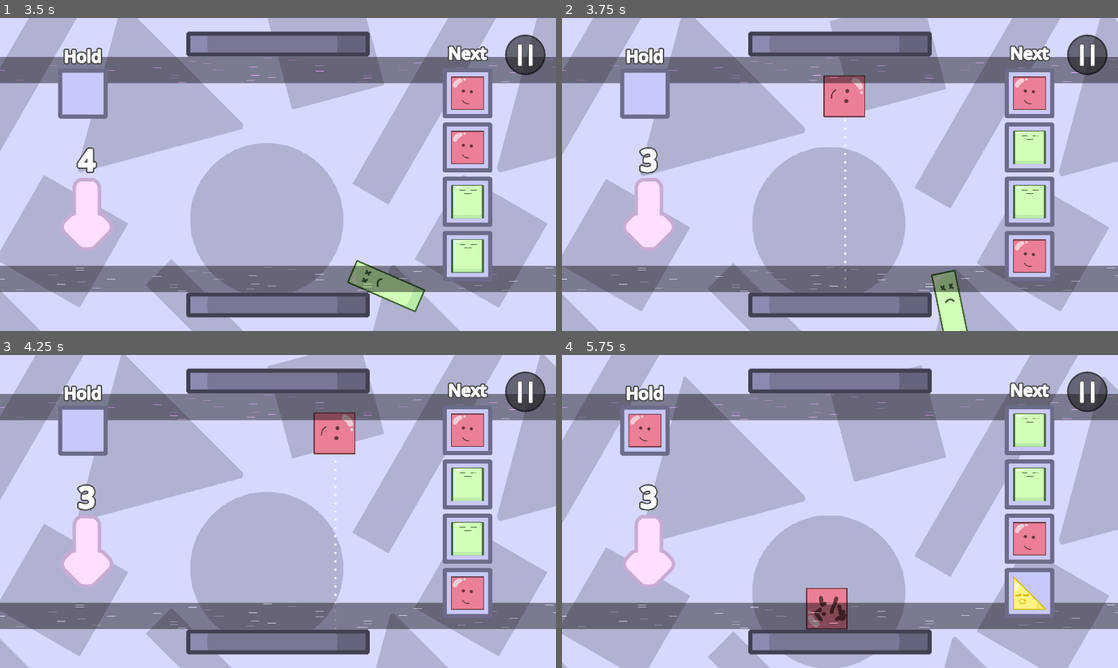
Above: before the commit, frames 1-4 (two rows, left to right).
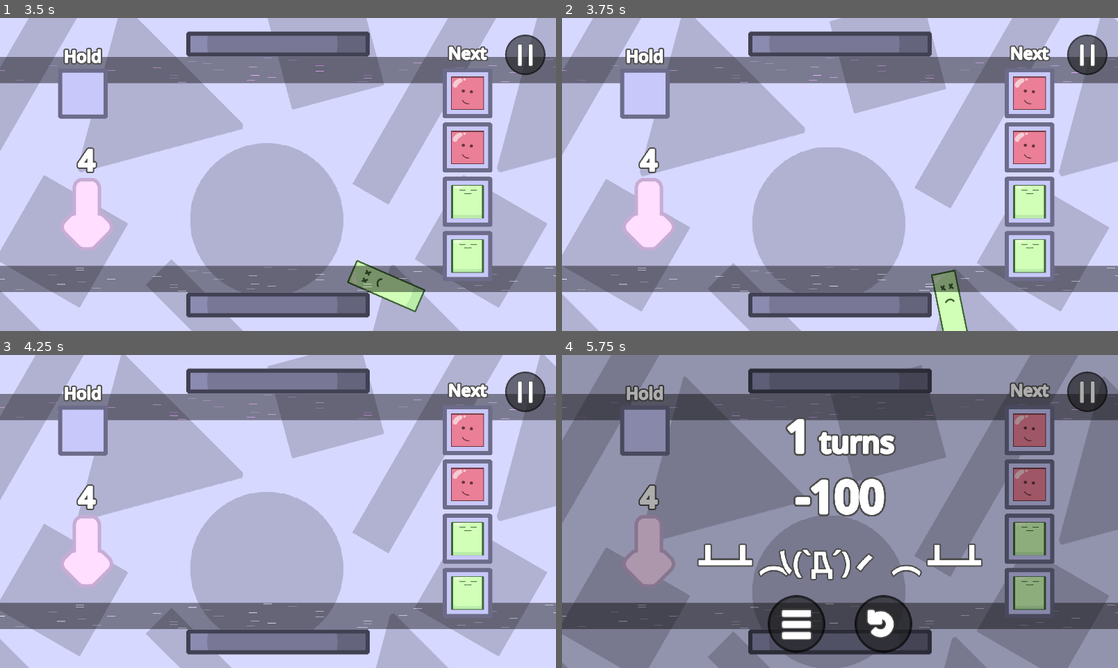
Above: after the commit, the same moments.

Repository: nullishew/game-jam-palindome
Game: Godot game, scene res://scenes/menu.tscn
Same seed, same stepped clock (60 frames per second), same inputs: the game is played once before the commit and once after it.
Inputs (mouse positions are in pixels of both pictures, inside the frame that each line leads up to):
- Up to frame 1 (3.5 s): click "Start" at 0.5 s; click "Start" at 1.25 s; move the mouse to (400, 158) at 2.02 s; hold Right (move_piece_right) 2.03-2.78 s; tap Space (drop_piece) at 2.1 s; click (400, 158) at 2.17 s; move the mouse to (166, 190) at 2.77 s; hold Left (move_piece_left) from 2.78 s (still down); tap Tab (hold_piece) at 2.85 s
- Up to frame 2 (3.75 s): move the mouse to (895, 105) at 3.52 s; release Left (move_piece_left) at 3.53 s; hold Right (move_piece_right) from 3.53 s (still down); tap Space (drop_piece) at 3.6 s
- Up to frame 3 (4.25 s): keep holding Right (move_piece_right)
- Up to frame 4 (5.75 s): move the mouse to (812, 574) at 4.27 s; tap Tab (hold_piece) at 4.35 s; click (812, 574) at 4.42 s; move the mouse to (1006, 558) at 5.02 s; release Right (move_piece_right) at 5.03 s; hold Left (move_piece_left) from 5.03 s (still down); tap Space (drop_piece) at 5.1 s

Frame 1 is identical in both runs. In frame 2, 2.5% of the frame differs, in the area x 13-88%, y 18-87%; in frame 3, 2.5%; in frame 4, 100%, in the area x 0-100%, y 0-100%.

Commit message:
score visible on game over screen + score adjustment + fix entering aim state before entering lose state when losing + fix piece settling detection no longer checking most recently released piece

Diff:
--- a/resources/score_config.tres
+++ b/resources/score_config.tres
@@ -10,16 +10,16 @@
 [resource]
 script = ExtResource("2_u0io8")
 piece_place_bonus = Dictionary[ExtResource("1_b61qq"), int]({
-ExtResource("2_wcgmk"): 100,
-ExtResource("3_o2ylr"): 100,
+ExtResource("2_wcgmk"): 200,
+ExtResource("3_o2ylr"): 200,
 ExtResource("4_yj5aa"): 100,
 ExtResource("5_d2y4y"): 100
 })
 piece_loss_penalty = Dictionary[ExtResource("1_b61qq"), int]({
-ExtResource("5_d2y4y"): 100,
-ExtResource("4_yj5aa"): 100,
-ExtResource("3_o2ylr"): 100,
-ExtResource("2_wcgmk"): 100
+ExtResource("5_d2y4y"): 200,
+ExtResource("4_yj5aa"): 200,
+ExtResource("3_o2ylr"): 250,
+ExtResource("2_wcgmk"): 300
 })
 stage_end_piece_bonus = Dictionary[ExtResource("1_b61qq"), int]({
 ExtResource("2_wcgmk"): 300,
--- a/scenes/death_zone.tscn
+++ /dev/null
@@ -1,22 +0,0 @@
-[gd_scene format=3 uid="uid://bdajgv04xnnoe"]
-
-[sub_resource type="GDScript" id="GDScript_b6p7p"]
-script/source = "extends Area2D
-
-
-func _ready() -> void:
-	body_entered.connect(_on_body_entered)
-
-func _on_body_entered(body: Node2D):
-	if body is Piece:
-		body.despawn()
-		# GameManager.game.lose()"
-
-[sub_resource type="RectangleShape2D" id="RectangleShape2D_b6p7p"]
-size = Vector2(1920, 540)
-
-[node name="DeathZone" type="Area2D" unique_id=1826319625]
-script = SubResource("GDScript_b6p7p")
-
-[node name="CollisionShape2D" type="CollisionShape2D" parent="." unique_id=906594963]
-shape = SubResource("RectangleShape2D_b6p7p")
--- a/scenes/game.tscn
+++ b/scenes/game.tscn
@@ -31,14 +31,15 @@
 [sub_resource type="RectangleShape2D" id="RectangleShape2D_5newe"]
 size = Vector2(1920, 1080)
 
-[node name="Game" type="Node2D" unique_id=795297754 node_paths=PackedStringArray("piece_manager", "gravity_controller", "camera_controller", "platform_controller", "minimum_height_controller", "playable_area")]
+[node name="Game" type="Node2D" unique_id=795297754 node_paths=PackedStringArray("camera_controller", "gravity_controller", "minimum_height_controller", "piece_manager", "platform_controller", "playable_area", "score_manager")]
 script = ExtResource("1_yqjtg")
+camera_controller = NodePath("Camera2D")
+gravity_controller = NodePath("GravityController")
+minimum_height_controller = NodePath("MinimumHeightController")
 piece_manager = NodePath("PieceManager")
-gravity_controller = NodePath("GravityController")
-camera_controller = NodePath("Camera2D")
 platform_controller = NodePath("PlatformController")
-minimum_height_controller = NodePath("MinimumHeightController")
 playable_area = NodePath("World/Playable Area")
+score_manager = NodePath("ScoreManager")
 difficulty_config = ExtResource("2_e1j6l")
 
 [node name="ScoreManager" type="Node" parent="." unique_id=781162015]
--- a/scenes/game_over.tscn
+++ b/scenes/game_over.tscn
@@ -102,9 +102,10 @@
 &"aaaaaa": SubResource("Animation_irg28")
 }
 
-[node name="GameOver" type="CanvasLayer" unique_id=1361454001 node_paths=PackedStringArray("turn_count_label", "menu_btn", "replay_btn")]
+[node name="GameOver" type="CanvasLayer" unique_id=1361454001 node_paths=PackedStringArray("turn_count_label", "score_label", "menu_btn", "replay_btn")]
 script = ExtResource("1_xeevv")
-turn_count_label = NodePath("Panel/Game Over Menu/Turn Count Label")
+turn_count_label = NodePath("Panel/Game Over Menu/VBoxContainer/HBoxContainer/Turn Count Label")
+score_label = NodePath("Panel/Game Over Menu/VBoxContainer/Score Label")
 menu_btn = NodePath("Panel/Game Over Menu/HBoxContainer/Menu Button")
 replay_btn = NodePath("Panel/Game Over Menu/HBoxContainer/Replay Button")
 
@@ -130,12 +131,19 @@
 offset_left = -452.0
 offset_top = -436.5
 offset_right = 452.0
-offset_bottom = 436.50122
+offset_bottom = 593.5
 grow_horizontal = 2
 grow_vertical = 2
-theme_override_constants/separation = 140
-
-[node name="Turn Count Label" type="Label" parent="Panel/Game Over Menu" unique_id=543115791]
+theme_override_constants/separation = 120
+
+[node name="VBoxContainer" type="VBoxContainer" parent="Panel/Game Over Menu" unique_id=1709250659]
+layout_mode = 2
+
+[node name="HBoxContainer" type="HBoxContainer" parent="Panel/Game Over Menu/VBoxContainer" unique_id=1810807748]
+layout_mode = 2
+alignment = 1
+
+[node name="Turn Count Label" type="Label" parent="Panel/Game Over Menu/VBoxContainer/HBoxContainer" unique_id=543115791]
 layout_mode = 2
 theme_override_colors/font_color = Color(1, 1, 1, 1)
 theme_override_colors/font_shadow_color = Color(0.30588236, 0.30588236, 0.30588236, 1)
@@ -144,7 +152,38 @@
 theme_override_constants/shadow_offset_y = 0
 theme_override_constants/outline_size = 25
 theme_override_constants/shadow_outline_size = 50
-theme_override_font_sizes/font_size = 200
+theme_override_font_sizes/font_size = 150
+text = "67"
+horizontal_alignment = 1
+
+[node name="MarginContainer" type="MarginContainer" parent="Panel/Game Over Menu/VBoxContainer/HBoxContainer" unique_id=1487245516]
+layout_mode = 2
+theme_override_constants/margin_bottom = 12
+
+[node name="Label" type="Label" parent="Panel/Game Over Menu/VBoxContainer/HBoxContainer/MarginContainer" unique_id=1640052720]
+layout_mode = 2
+size_flags_vertical = 1
+theme_override_colors/font_color = Color(1, 1, 1, 1)
+theme_override_colors/font_shadow_color = Color(0.30588236, 0.30588236, 0.30588236, 1)
+theme_override_colors/font_outline_color = Color(1, 1, 1, 1)
+theme_override_constants/shadow_offset_x = 0
+theme_override_constants/shadow_offset_y = 0
+theme_override_constants/outline_size = 17
+theme_override_constants/shadow_outline_size = 40
+theme_override_font_sizes/font_size = 100
+text = " turns"
+vertical_alignment = 2
+
+[node name="Score Label" type="Label" parent="Panel/Game Over Menu/VBoxContainer" unique_id=869166461]
+layout_mode = 2
+theme_override_colors/font_color = Color(1, 1, 1, 1)
+theme_override_colors/font_shadow_color = Color(0.30588236, 0.30588236, 0.30588236, 1)
+theme_override_colors/font_outline_color = Color(1, 1, 1, 1)
+theme_override_constants/shadow_offset_x = 0
+theme_override_constants/shadow_offset_y = 0
+theme_override_constants/outline_size = 25
+theme_override_constants/shadow_outline_size = 50
+theme_override_font_sizes/font_size = 150
 text = "67"
 horizontal_alignment = 1
 
--- a/scripts/features/menu/game_over.gd
+++ b/scripts/features/menu/game_over.gd
@@ -1,11 +1,15 @@
 extends CanvasLayer
 
+
 @export var turn_count_label: Label
+@export var score_label: Label
 @export var menu_btn: Button
 @export var replay_btn: Button
+
 
 # Called when the node enters the scene tree for the first time.
 func _ready() -> void:
 	menu_btn.pressed.connect(SceneManager.open_start_menu)
 	replay_btn.pressed.connect(SceneManager.start_game)
 	turn_count_label.text = str(GameManager.turns_survived)
+	score_label.text = str(GameManager.score)
--- a/scripts/features/piece/piece.gd
+++ b/scripts/features/piece/piece.gd
@@ -87,6 +87,12 @@
 	_spawn_config = spawn_config
 
 
+func is_settled(linear_velocity_threshold: float = 7, angular_velocity_threshold: float = 5) -> bool:
+	if linear_velocity.length_squared() > linear_velocity_threshold * linear_velocity_threshold: return false
+	if abs(angular_velocity) > angular_velocity_threshold: return false
+	return true
+
+
 func scale_piece(s: float):
 	if override_sprite_scale_hitbox:
 		override_sprite_scale_hitbox.scale *= s
--- a/scripts/features/piece/piece_manager.gd
+++ b/scripts/features/piece/piece_manager.gd
@@ -154,10 +154,9 @@
 	# 	if !piece.sleeping:
 	# 		return false
 	# return true
+	if _last_released_piece and not _last_released_piece.is_settled(): return false
 	for piece in _placed_pieces:
-		if piece.linear_velocity.length() > 5:
-			return false
-		if abs(piece.angular_velocity) > 3:
+		if not piece.is_settled():
 			return false
 	return true
 
--- a/scripts/systems/game.gd
+++ b/scripts/systems/game.gd
@@ -2,12 +2,13 @@
 extends Node2D
 
 
+@export var camera_controller: CameraController
+@export var gravity_controller: GravityController
+@export var minimum_height_controller: MinimumHeightController
 @export var piece_manager: PieceManager
-@export var gravity_controller: GravityController
-@export var camera_controller: CameraController
 @export var platform_controller: PlatformController
-@export var minimum_height_controller: MinimumHeightController
 @export var playable_area: PlayableArea
+@export var score_manager: ScoreManager
 
 @export var min_place_time: float = 1
 @export var min_settle_time: float = 0.5
@@ -31,6 +32,7 @@
 var _difficulty_stage_it: DifficultyStageIterator
 var _current_difficulty_stage: DifficultyStageConfig
 
+var _is_checking_minimum_height: bool = false
 
 enum GameState {
 	PREPARE_TURN,
@@ -79,7 +81,7 @@
 
 	match _state:
 		GameState.PREPARE_TURN:
-			if platform_controller.is_settled(gravity_controller.is_gravity_inverted):
+			if not _is_checking_minimum_height and platform_controller.is_settled(gravity_controller.is_gravity_inverted):
 				_set_state(GameState.AIM)
 		GameState.AIM:
 			if Input.is_action_just_pressed("hold_piece"):
@@ -121,6 +123,7 @@
 
 
 func _enter_state(state: GameState):
+	_state = state
 	match state:
 		GameState.PREPARE_TURN:
 			_turn_count += 1
@@ -129,7 +132,9 @@
 			platform_controller.resize_platform_distance(piece_manager.placed_pieces, gravity_controller.is_gravity_inverted)
 			if _difficulty_stage_it.is_stage_start:
 				minimum_height_controller.increase_minimum_height(_current_difficulty_stage.minimum_height_increase, gravity_controller.is_gravity_inverted)
+				_is_checking_minimum_height = true
 				await get_tree().physics_frame
+				_is_checking_minimum_height = false
 				if _turn_count > 1 and not minimum_height_controller.is_minimum_height_reached(gravity_controller.is_gravity_inverted):
 					lose()
 		GameState.PAUSE:
@@ -146,9 +151,9 @@
 			GameManager.invert_state_entered.emit(gravity_controller.is_gravity_inverted)
 		GameState.LOSE:
 			GameManager.turns_survived = _turn_count
+			GameManager.score = score_manager.score
 			SceneManager.open_game_over_menu()
 			AudioManager.play_sound(AudioManager.TOWEL_DISPENSER_SOUND, AudioManager.AudioBus.SFX)
-	_state = state
 
 
 func _exit_state(state: GameState):
--- a/scripts/systems/game_manager.gd
+++ b/scripts/systems/game_manager.gd
@@ -21,3 +21,4 @@
 var hud: HUD
 
 var turns_survived: int
+var score: int
